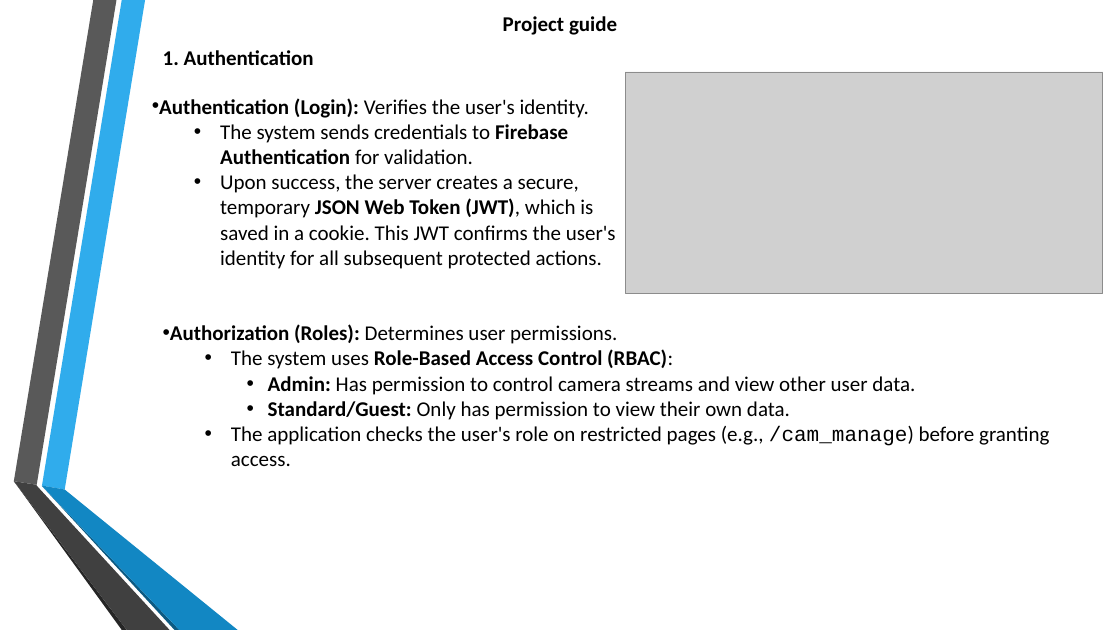
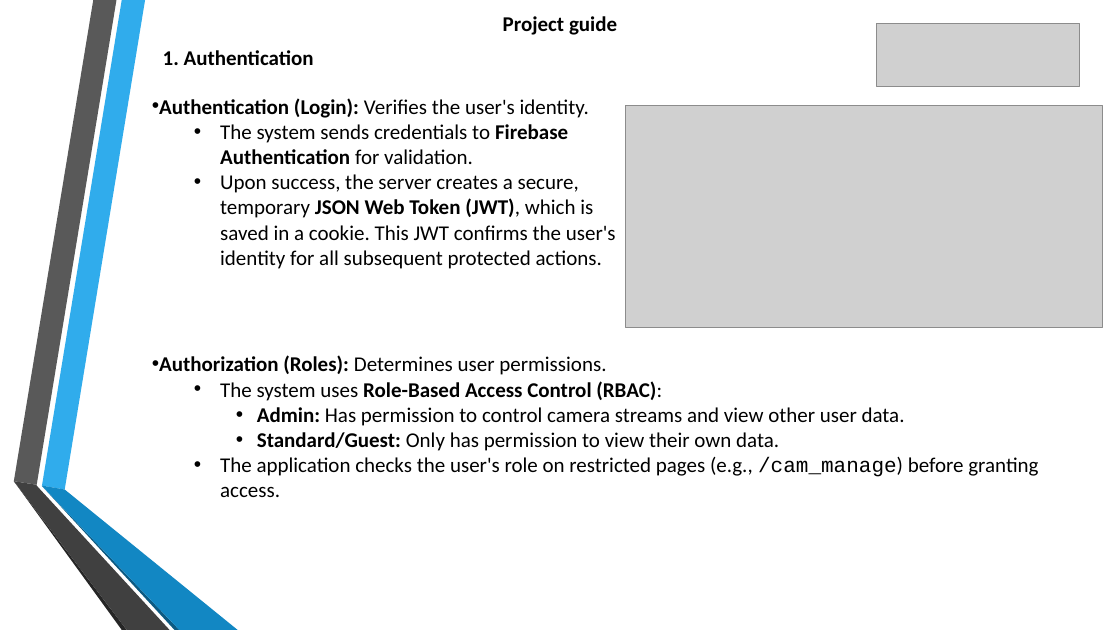
Before and after one commit to shanmuk27/infosys_crowdcount_october2025_Shanmuk, a slide deck: slide 15 of Crowd Count.pptx. Drawn at 1120x630 pixels with LibreOffice and Linux fonts; fonts in the diff are those of the drawing; grey boxes stand for pictures; background and template pictures are left out. Boxes give left, top, right and bottom in pixels: in the first picture for what was removed or moved away, otherwise in the second. Text is boxed around its words. In the diff, an @@ line names an element or a change of style, - is before the commit and + after.

```diff
--- a/Crowd Count.pptx
+++ b/Crowd Count.pptx
@@ picture added at (876, 23, 1081, 86) @@
@@ picture: place and size @@
-picture at (625, 72, 1103, 294)
+picture at (625, 106, 1103, 328)
@@ text "Authorization (Roles): Determines user permissions.": place and size @@
-text "Authorization (Roles): Determines user permissions." at (170, 324, 1049, 466)
+text "Authorization (Roles): Determines user permissions." at (159, 355, 1038, 497)
```
Also in this commit, not shown: 25 other slides changed.
